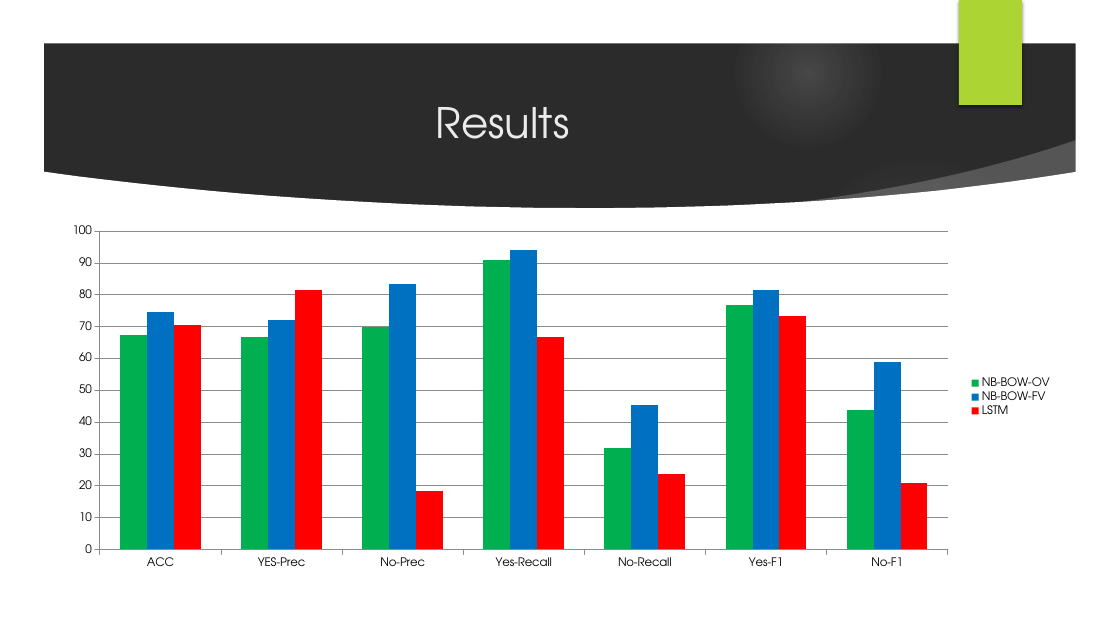
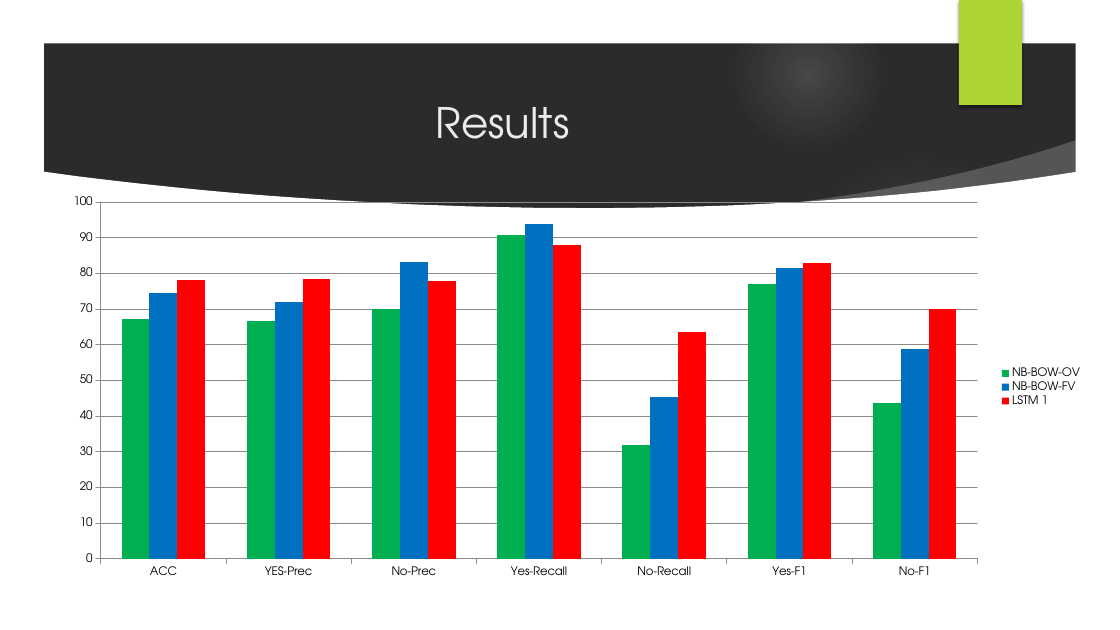
Before and after one commit to HiyoDannyHere/COMP472_A3, a slide deck: slide 9 of Tutorial-3-Presentation.pptx. Drawn at 1120x630 pixels with LibreOffice and Linux fonts; fonts in the diff are those of the drawing; background and template pictures are left out; a plain dark background stands for a picture behind light text. Boxes give left, top, right and bottom in pixels: in the first picture for what was removed or moved away, otherwise in the second. Text is boxed around its words. In the diff, an @@ line names an element or a change of style, - is before the commit and + after.

Commit message:
Updated ppt and results for our LSTM

```diff
--- a/Tutorial-3-Presentation.pptx
+++ b/Tutorial-3-Presentation.pptx
@@ column chart at box(53, 189, 1091, 586) @@
-LSTM: 70, 81, 19, 67, 24, 73, 21
+LSTM 1: 78, 78, 78, 88, 64, 83, 70
@@ column chart: place and size @@
-column chart at box(52, 218, 1060, 576)
+column chart at box(53, 189, 1091, 586)
```
Also in this commit, not shown: 2 other slides changed, 6 other files.
